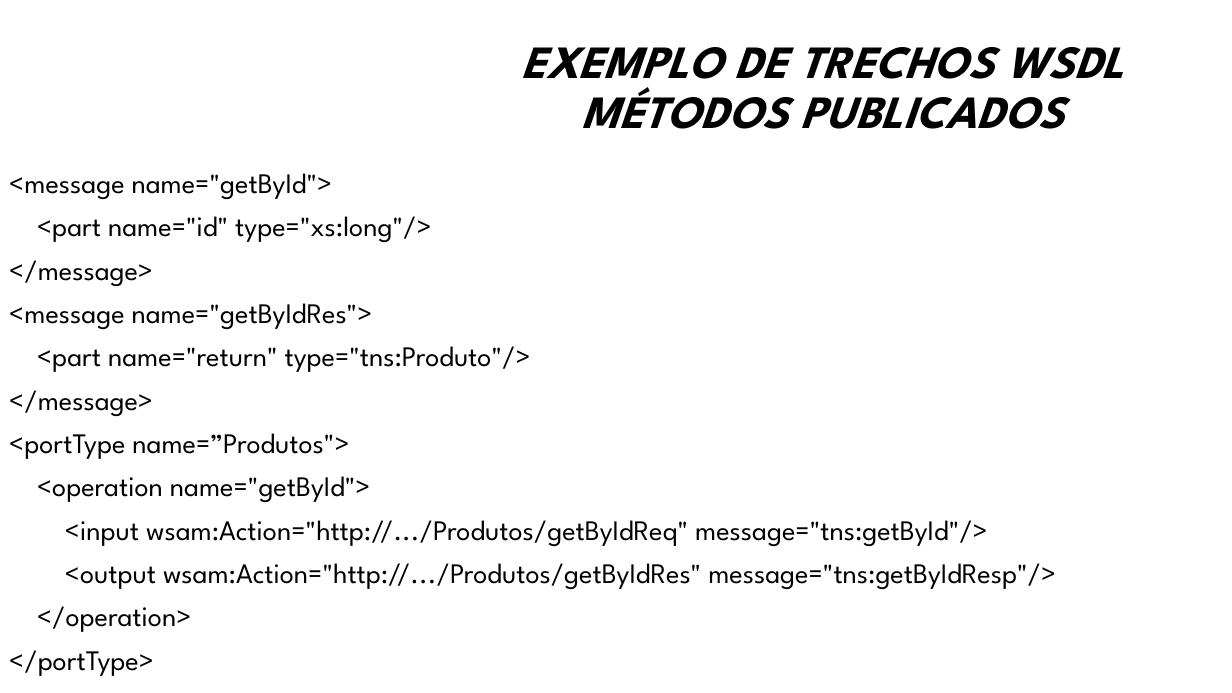
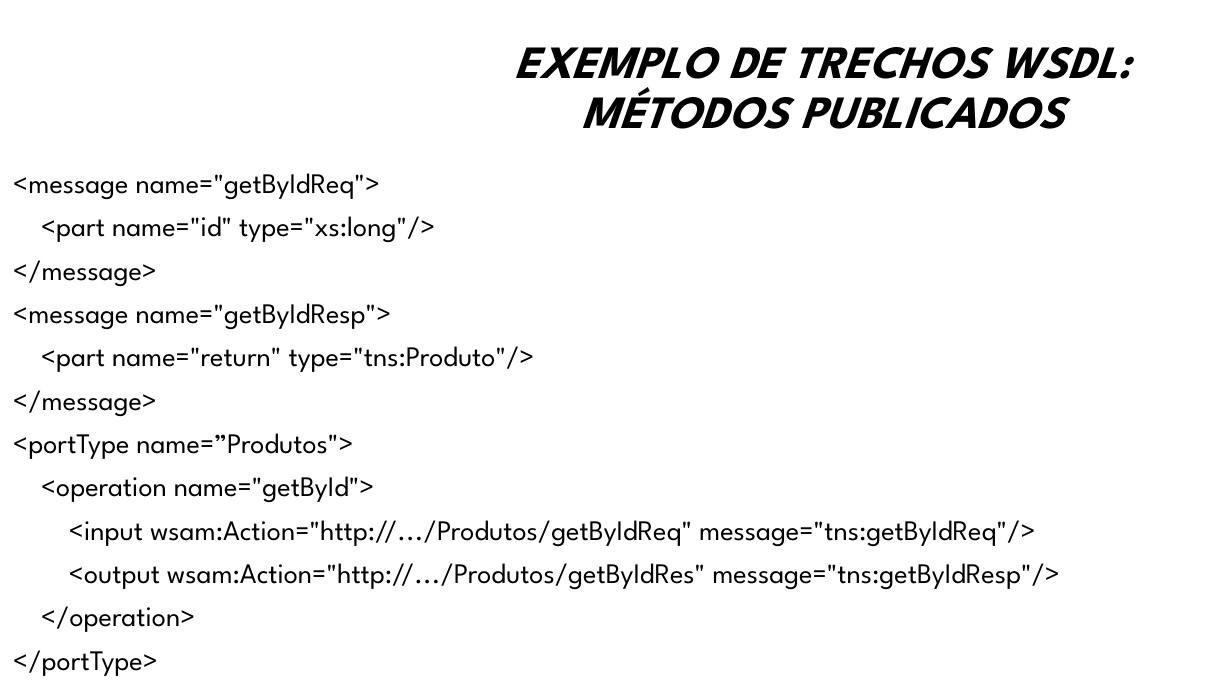
Before and after one commit to manoelcampos/sistemas-distribuidos, a slide deck: slide 32 of projects/08-webservices/webservices.pptx (slide 28 before the commit). Drawn at 1232x693 pixels with LibreOffice and Linux fonts; fonts in the diff are those of the drawing; background and template pictures are left out. Boxes give left, top, right and bottom in pixels: in the first picture for what was removed or moved away, otherwise in the second. Text is boxed around its words. In the diff, an @@ line names an element or a change of style, - is before the commit and + after.

```diff
--- a/projects/08-webservices/webservices.pptx
+++ b/projects/08-webservices/webservices.pptx
@@ title at (x1=515, y1=47, x2=1131, y2=129): text changed @@
-EXEMPLO DE TRECHOS WSDL
-MÉTODOS PUBLICADOS
+EXEMPLO DE TRECHOS WSDL:
+MÉTODOS PUBLICADOS
@@ text at (x1=13, y1=173, x2=381, y2=199): text changed @@
-<message name="getById">
+<message name="getByIdReq">
@@ text at (x1=13, y1=303, x2=392, y2=329): text changed @@
-<message name="getByIdRes">
+<message name="getByIdResp">
@@ text at (x1=69, y1=520, x2=1036, y2=546): text changed @@
-<input wsam:Action="http://.../Produtos/getByIdReq" message="tns:getById"/>
+<input wsam:Action="http://.../Produtos/getByIdReq" message="tns:getByIdReq"/>
```
Also in this commit, not shown: 23 other slides changed, 4 slides added.
